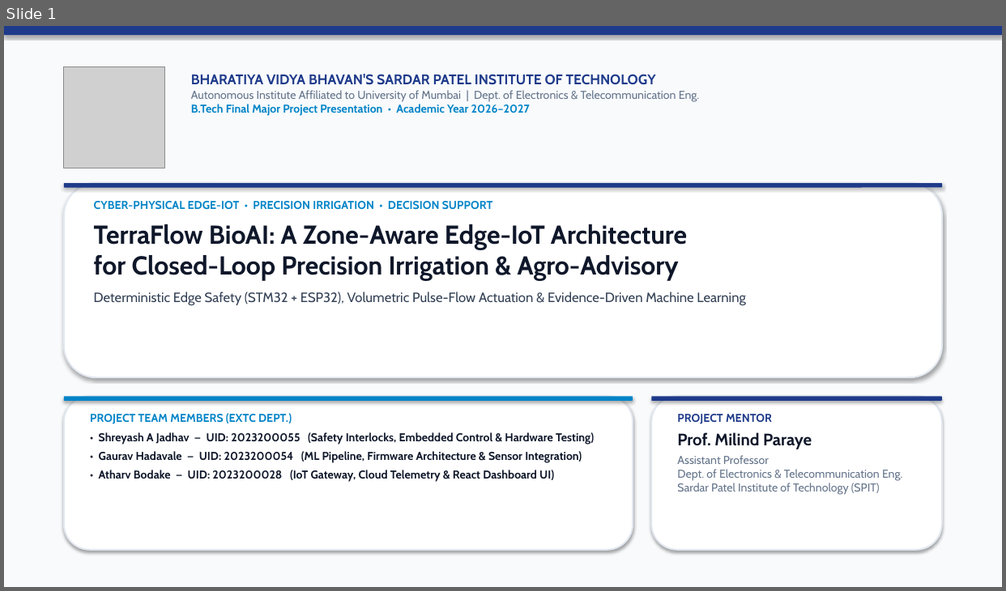
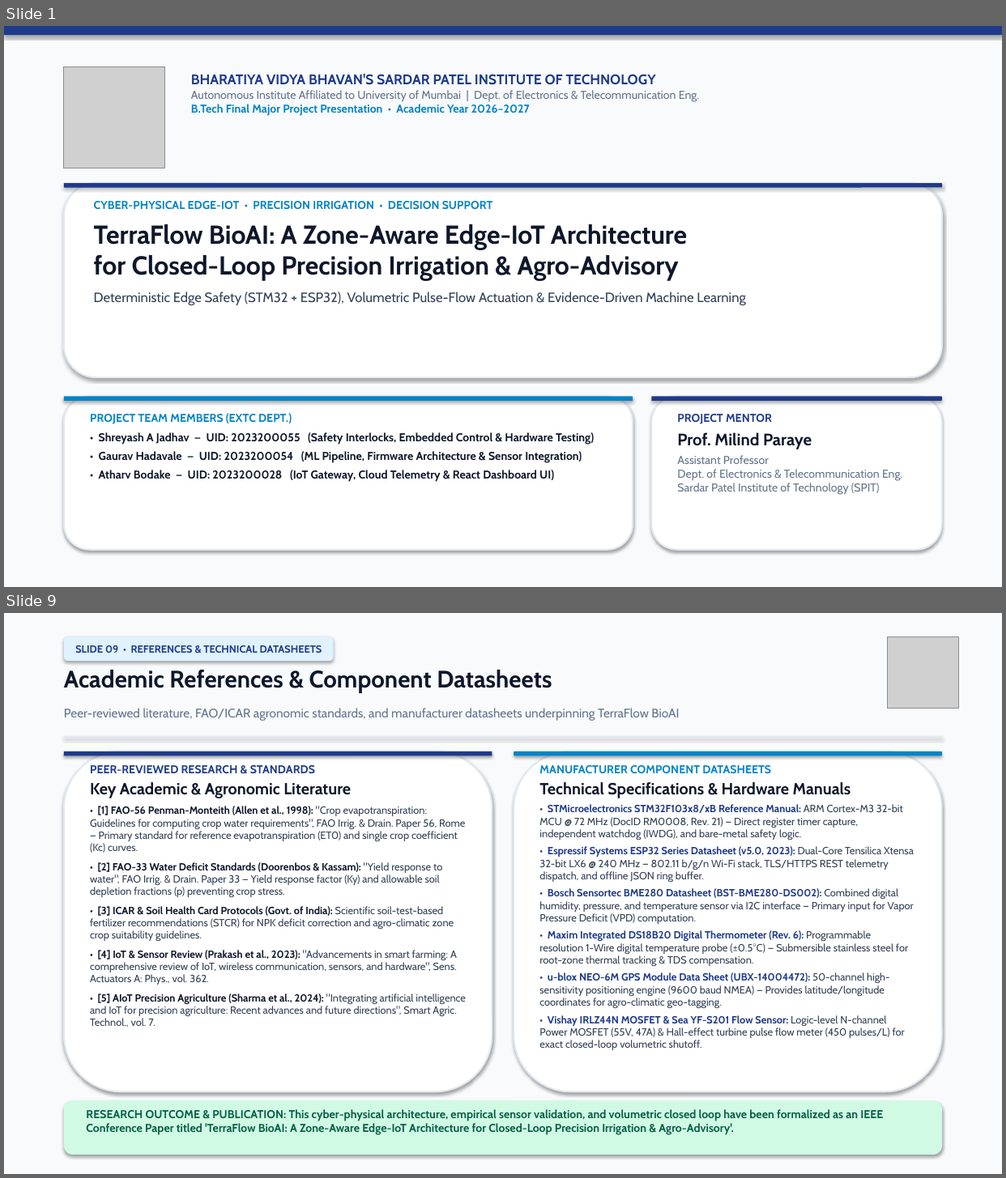
Before and after one commit to gauravhadavale07/TerraFlow_BioAI, a slide deck: TerraFlow_BioAI_Final_Presentation.pptx. Shown one above the other, each under a label of ours: slide 1 before the commit, slides 1 and 9 after it; the slides between them are not shown. The pictures are 1006x591 and 1006x1178 pixels, drawn with LibreOffice and Linux fonts; fonts in the diff are those of the drawing; grey boxes stand for pictures. Boxes give left, top, right and bottom in pixels: in the first picture for what was removed or moved away, otherwise in the second. Text is boxed around its words. In the diff, an @@ line names an element or a change of style, - is before the commit and + after.

```diff
--- a/TerraFlow_BioAI_Final_Presentation.pptx
+++ b/TerraFlow_BioAI_Final_Presentation.pptx
@@ slide 9 added at [4, 613, 1002, 1174], background #FFFFFF @@
@@ rectangle added at [4, 613, 1002, 1174], fill #F8FAFC @@
@@ rounded rectangle added at [64, 637, 334, 661], fill #E0F2FE, 10 pt, text #1E3A8A, bold @@
+SLIDE 09 • REFERENCES & TECHNICAL DATASHEETS
@@ picture added at [888, 637, 958, 708] @@
@@ text added at [64, 670, 552, 693], 23 pt, text #0F172A, bold @@
+Academic References & Component Datasheets
@@ text added at [64, 708, 679, 721], 12 pt, text #64748B @@
+Peer-reviewed literature, FAO/ICAR agronomic standards, and manufacturer datasheets underpinning TerraFlow BioAI
@@ rectangle added at [64, 736, 942, 738], fill #E2E8F0 @@
@@ rounded rectangle added at [64, 752, 492, 1093], fill #FFFFFF, outline #E2E8F0 1.5 pt @@
@@ rounded rectangle added at [64, 752, 492, 756], fill #1E3A8A @@
@@ rounded rectangle added at [513, 752, 942, 1093], fill #FFFFFF, outline #E2E8F0 1.5 pt @@
@@ rounded rectangle added at [513, 752, 942, 756], fill #0284C7 @@
@@ text added at [90, 765, 466, 1027], 10 pt, text #334155 @@
+PEER-REVIEWED RESEARCH & STANDARDS
+Key Academic & Agronomic Literature
+• [1] FAO-56 Penman-Monteith (Allen et al., 1998): "Crop evapotranspiration: Guidelines for computing crop water requirements", FAO Irrig. & Drain. Paper 56, Rome — Primary standard for reference evapotranspiration (ET0) and single crop coefficient (Kc) curves.
+• [2] FAO-33 Water Deficit Standards (Doorenbos & Kassam): "Yield response to water", FAO Irrig. & Drain. Paper 33 — Yield response factor (Ky) and allowable soil depletion fractions (p) preventing crop stress.
+• [3] ICAR & Soil Health Card Protocols (Govt. of India): Scientific soil-test-based fertilizer recommendations (STCR) for NPK deficit correction and agro-climatic zone crop suitability guidelines.
+• [4] IoT & Sensor Review (Prakash et al., 2023): "Advancements in smart farming: A comprehensive review of IoT, wireless communication, sensors, and hardware", Sens. Actuators A: Phys., vol. 362.
+• [5] AIoT Precision Agriculture (Sharma et al., 2024): "Integrating artificial intelligence and IoT for precision agriculture: Recent advances and future directions", Smart Agric. Technol., vol. 7.
@@ text added at [539, 765, 914, 1050], 10 pt, text #334155 @@
+MANUFACTURER COMPONENT DATASHEETS
+Technical Specifications & Hardware Manuals
+• STMicroelectronics STM32F103x8/xB Reference Manual: ARM Cortex-M3 32-bit MCU @ 72 MHz (DocID RM0008, Rev. 21) — Direct register timer capture, independent watchdog (IWDG), and bare-metal safety logic.
+• Espressif Systems ESP32 Series Datasheet (v5.0, 2023): Dual-Core Tensilica Xtensa 32-bit LX6 @ 240 MHz — 802.11 b/g/n Wi-Fi stack, TLS/HTTPS REST telemetry dispatch, and offline JSON ring buffer.
+• Bosch Sensortec BME280 Datasheet (BST-BME280-DS002): Combined digital humidity, pressure, and temperature sensor via I2C interface — Primary input for Vapor Pressure Deficit (VPD) computation.
+• Maxim Integrated DS18B20 Digital Thermometer (Rev. 6): Programmable resolution 1-Wire digital temperature probe (±0.5°C) — Submersible stainless steel for root-zone thermal tracking & TDS compensation.
+• u-blox NEO-6M GPS Module Data Sheet (UBX-14004472): 50-channel high-sensitivity positioning engine (9600 baud NMEA) — Provides latitude/longitude coordinates for agro-climatic geo-tagging.
+• Vishay IRLZ44N MOSFET & Sea YF-S201 Flow Sensor: Logic-level N-channel Power MOSFET (55V, 47A) & Hall-effect turbine pulse flow meter (450 pulses/L) for exact closed-loop volumetric shutoff.
@@ rounded rectangle added at [64, 1101, 942, 1155], fill #D1FAE5 @@
@@ text added at [86, 1110, 883, 1135], 11 pt, text #065F46, bold @@
+RESEARCH OUTCOME & PUBLICATION: This cyber-physical architecture, empirical sensor validation, and volumetric closed loop have been formalized as an IEEE Conference Paper titled 'TerraFlow BioAI: A Zone-Aware Edge-IoT Architecture for Closed-Loop Precision Irrigation & Agro-Advisory'.
```
Also in this commit, not shown: 4 slides changed, 3 other slides added, 2 slides removed, 13 other files.
